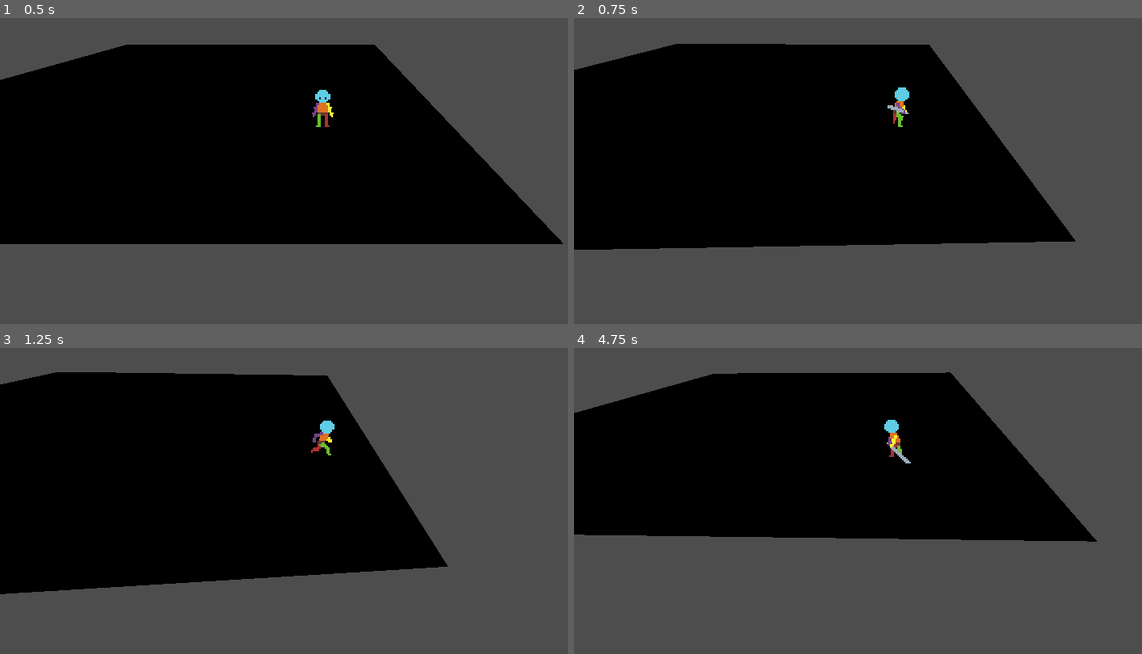
Above: before the commit, frames 1-4 (two rows, left to right).
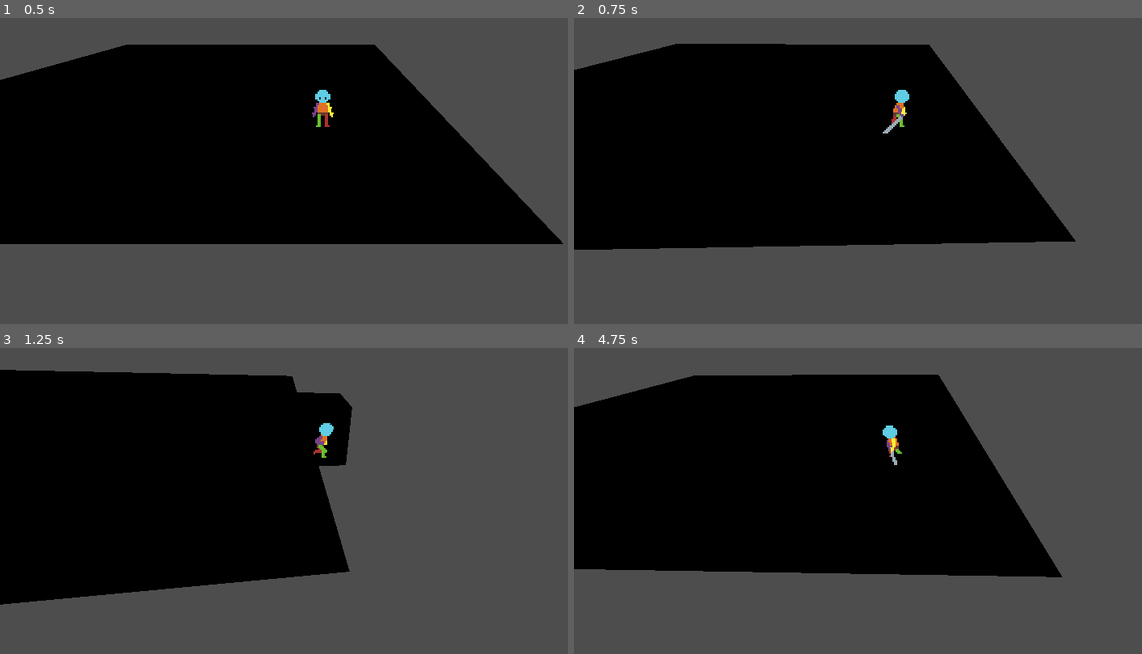
Above: after the commit, the same moments.

Repository: torbenvanassche/necro_ascension
Game: Godot game, scene res://scenes/test.tscn
Same seed, same stepped clock (60 frames per second), same inputs: the game is played once before the commit and once after it.
Inputs (mouse positions are in pixels of both pictures, inside the frame that each line leads up to):
- Up to frame 1 (0.5 s): no input
- Up to frame 2 (0.75 s): tap Enter at 0.5 s; move the mouse to (1039, 180) at 0.52 s; hold D (right) from 0.53 s (still down); click (1039, 180) at 0.6 s
- Up to frame 3 (1.25 s): keep holding D (right)
- Up to frame 4 (4.75 s): move the mouse to (767, 546) at 1.27 s; release D (right) at 1.28 s; hold S (back) 1.28-2.03 s; click (767, 546) at 1.35 s; move the mouse to (960, 448) at 2.02 s; hold D (right) 2.03-2.78 s; tap E (interact) at 2.1, 4.35 s; click (960, 448) at 2.3 s; move the mouse to (863, 601) at 2.77 s; hold W (forward) 2.78-3.53 s; click (863, 601) at 2.85 s; move the mouse to (1090, 583) at 3.52 s; hold A (left) from 3.53 s (still down); click (1090, 583) at 3.6 s; move the mouse to (704, 473) at 4.27 s; click (704, 473) at 4.55 s

Frame 1 is identical in both runs. In frame 2, 0.2% of the frame differs, in the area x 54-60%, y 22-38%; in frame 3, 7.5%; in frame 4, 14%, in the area x 0-93%, y 7-75%.

Commit message:
small animation changes

Diff:
--- a/scenes/character.tscn
+++ b/scenes/character.tscn
@@ -365,7 +365,7 @@
 }],
 "loop": false,
 "name": &"attack_down",
-"speed": 15.0
+"speed": 20.0
 }, {
 "frames": [{
 "duration": 1.0,
@@ -394,7 +394,7 @@
 }],
 "loop": false,
 "name": &"attack_left",
-"speed": 15.0
+"speed": 20.0
 }, {
 "frames": [{
 "duration": 1.0,
@@ -423,7 +423,7 @@
 }],
 "loop": false,
 "name": &"attack_right",
-"speed": 15.0
+"speed": 20.0
 }, {
 "frames": [{
 "duration": 1.0,
@@ -452,7 +452,7 @@
 }],
 "loop": false,
 "name": &"attack_up",
-"speed": 15.0
+"speed": 20.0
 }, {
 "frames": [{
 "duration": 1.0,
@@ -639,8 +639,14 @@
 "speed": 5.0
 }]
 
-[node name="character" type="CharacterBody3D" node_paths=PackedStringArray("sprite3D")]
+[sub_resource type="BoxShape3D" id="BoxShape3D_kds2e"]
+size = Vector3(1, 1, 0.954956)
+
+[sub_resource type="BoxMesh" id="BoxMesh_20a60"]
+
+[node name="character" type="CharacterBody3D" node_paths=PackedStringArray("attack_area", "sprite3D")]
 script = ExtResource("1_0gv8e")
+attack_area = NodePath("attack_area")
 sprite3D = NodePath("CollisionShape3D/sprite3D")
 
 [node name="CollisionShape3D" type="CollisionShape3D" parent="."]
@@ -651,4 +657,17 @@
 pixel_size = 0.03
 texture_filter = 0
 sprite_frames = SubResource("SpriteFrames_cs3b5")
-animation = &"attack_down"
+animation = &"attack_up"
+frame = 5
+
+[node name="attack_area" type="Area3D" parent="."]
+monitoring = false
+monitorable = false
+
+[node name="CollisionShape3D" type="CollisionShape3D" parent="attack_area"]
+transform = Transform3D(1, 0, 0, 0, 1, 0, 0, 0, 1, 0, 0.5, -0.522522)
+shape = SubResource("BoxShape3D_kds2e")
+
+[node name="MeshInstance3D" type="MeshInstance3D" parent="attack_area/CollisionShape3D"]
+mesh = SubResource("BoxMesh_20a60")
+skeleton = NodePath("../..")
--- a/scenes/test.tscn
+++ b/scenes/test.tscn
@@ -1,9 +1,13 @@
-[gd_scene load_steps=5 format=3 uid="uid://bl0nqrte7vyns"]
+[gd_scene load_steps=7 format=3 uid="uid://bl0nqrte7vyns"]
 
 [ext_resource type="Script" path="res://scripts/utils/managers/game_manager.gd" id="1_qqdqb"]
 [ext_resource type="PackedScene" uid="uid://cylfsd42mkdps" path="res://imported_data/meshes/floor-small-square.glb" id="1_ud2qd"]
 [ext_resource type="PackedScene" uid="uid://dc1qxbru5n4ek" path="res://scenes/character.tscn" id="2_sf220"]
 [ext_resource type="Script" path="res://scripts/utils/camera.gd" id="4_0gajg"]
+
+[sub_resource type="BoxMesh" id="BoxMesh_uyi4d"]
+
+[sub_resource type="BoxShape3D" id="BoxShape3D_otjxv"]
 
 [node name="root" type="Node"]
 script = ExtResource("1_qqdqb")
@@ -45,3 +49,12 @@
 script = ExtResource("4_0gajg")
 target = NodePath("../character")
 follow_speed = 10.0
+
+[node name="MeshInstance3D" type="MeshInstance3D" parent="Level"]
+transform = Transform3D(0.1, 0, 0, 0, 0.1, 0, 0, 0, 0.1, 1.78178, 0.0676402, -0.627654)
+mesh = SubResource("BoxMesh_uyi4d")
+
+[node name="StaticBody3D" type="StaticBody3D" parent="Level/MeshInstance3D"]
+
+[node name="CollisionShape3D" type="CollisionShape3D" parent="Level/MeshInstance3D/StaticBody3D"]
+shape = SubResource("BoxShape3D_otjxv")
--- a/scripts/character_controller.gd
+++ b/scripts/character_controller.gd
@@ -8,6 +8,7 @@
 var heading: String = "down";
 
 @export var interaction_range: Area3D;
+@export var attack_area: Area3D;
 @export var sprite3D: AnimatedSprite3D;
 var player_state: String;
 
@@ -33,6 +34,9 @@
 		animations.append(AnimationControllerState.new(anim_name))
 	animation_controller = AnimationMachine.new(sprite3D, animations)
 	animation_controller.one_shot_ended.connect(func(): do_processing = true)
+
+	if attack_area:
+		attack_area.body_entered.connect(attack);
 
 func _physics_process(delta):
 	player_state = "idle"
@@ -67,15 +71,28 @@
 	move_and_slide()
 
 	if Input.is_action_just_pressed(("attack")):
-		animation_controller.one_shot("%s_%s" % ["attack", heading])
-		velocity = Vector3.ZERO;
-		do_processing = false;
+		play_one_shot("attack");
+		set_attack_monitoring(true)
+		animation_controller.one_shot_ended.connect(set_attack_monitoring.bind(false), CONNECT_ONE_SHOT);
+
 	animation_controller.animation_state = "%s_%s" % [player_state, heading];
+
+func play_one_shot(anim_name: String):
+	animation_controller.one_shot("%s_%s" % [anim_name, heading])
+	velocity = Vector3.ZERO;
+	do_processing = false;
+
+func set_attack_monitoring(is_attacking: bool):
+	attack_area.monitorable = is_attacking;
+	attack_area.monitoring = is_attacking;
 
 func interact():
 	if current_triggers.size() != 0:
 		if current_triggers[0].has_method("on_interact"):
 			current_triggers[0].on_interact();
+
+func attack(body: Node3D):
+	print(body.name)
 
 func sort_areas_by_distance():
 	current_triggers.sort_custom(func(a: Node3D, b: Node3D): return global_position.distance_squared_to(a.global_position) > global_position.distance_squared_to(b.global_position));
--- a/scripts/utils/animation/animation_controller.gd
+++ b/scripts/utils/animation/animation_controller.gd
@@ -21,10 +21,11 @@
 	process_mode = PROCESS_MODE_INHERIT;
 
 func one_shot(state: String, on_end: String = animation_state):
-	one_shot_active = true;
-	animation_player.animation = get_state(state).state_name;
-	animation_state = get_state(state).state_name;
-	animation_player.animation_finished.connect(_on_one_shot_end.bind(on_end), CONNECT_ONE_SHOT);
+	if not animation_player.animation_finished.is_connected(_on_one_shot_end):
+		one_shot_active = true;
+		animation_player.animation = get_state(state).state_name;
+		animation_state = get_state(state).state_name;
+		animation_player.animation_finished.connect(_on_one_shot_end.bind(on_end), CONNECT_ONE_SHOT);
 
 func _on_one_shot_end(on_end: String):
 	one_shot_active = false;
Not shown: 1 places in scenes/character.tscn that only renumber resources
